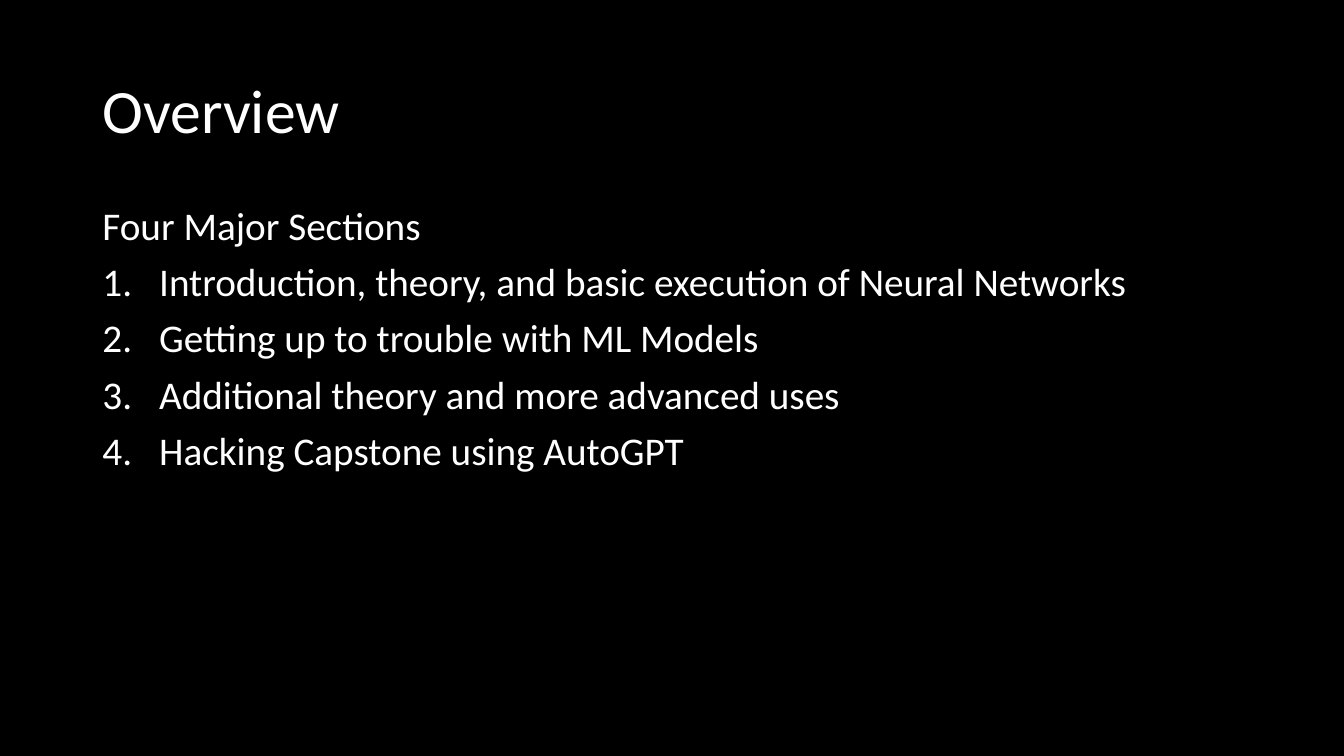
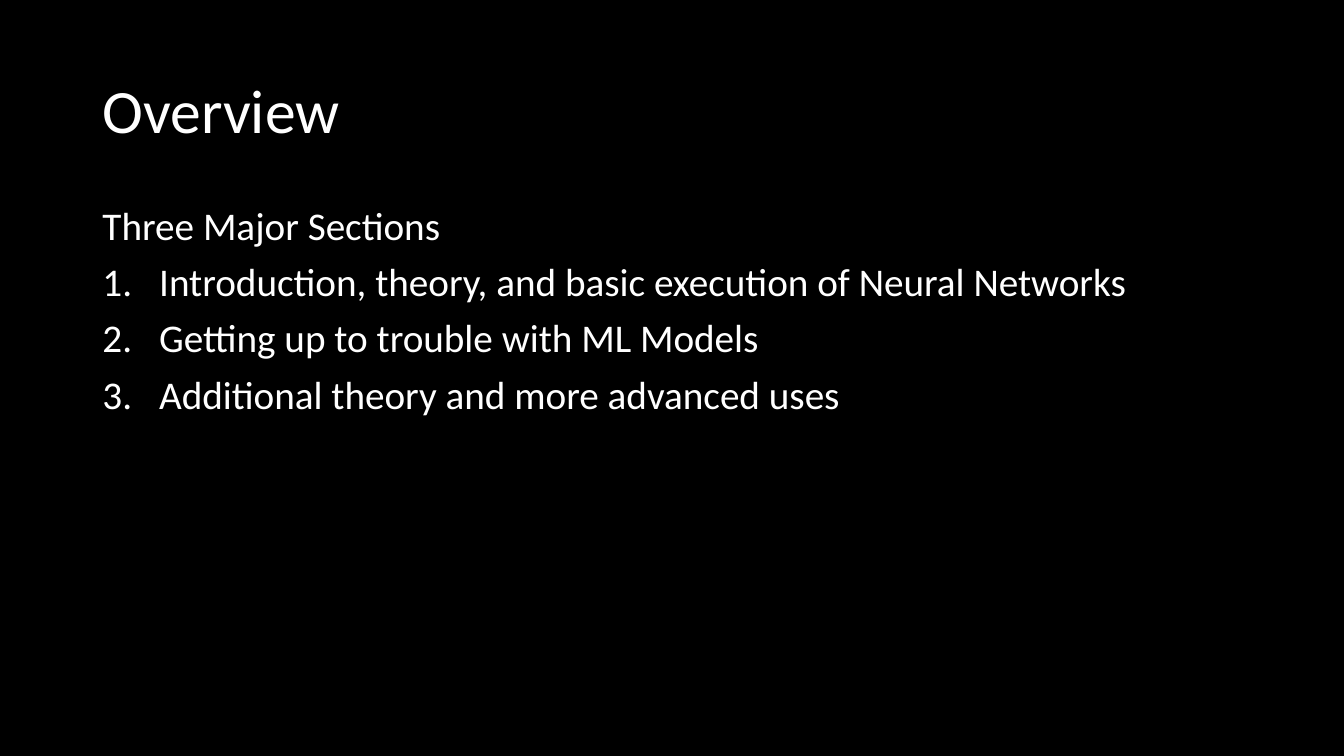
Before and after one commit to RobertKoehlmoos/getting-into-trouble-with-machine-learning-models, a slide deck: slide 2 of machine_learning_trouble.pptx. Drawn at 1344x756 pixels with LibreOffice and Linux fonts; fonts in the diff are those of the drawing. Boxes give left, top, right and bottom in pixels: in the first picture for what was removed or moved away, otherwise in the second. Text is boxed around its words. In the diff, an @@ line names an element or a change of style, - is before the commit and + after.

```diff
--- a/machine_learning_trouble.pptx
+++ b/machine_learning_trouble.pptx
@@ text at (102,212,440,247): text changed @@
-Four Major Sections
+Three Major Sections
@@ text at (159,437,683,472): paragraph removed @@
-4. Hacking Capstone using AutoGPT
```
Also in this commit, not shown: 4 other slides changed, 5 other files.
